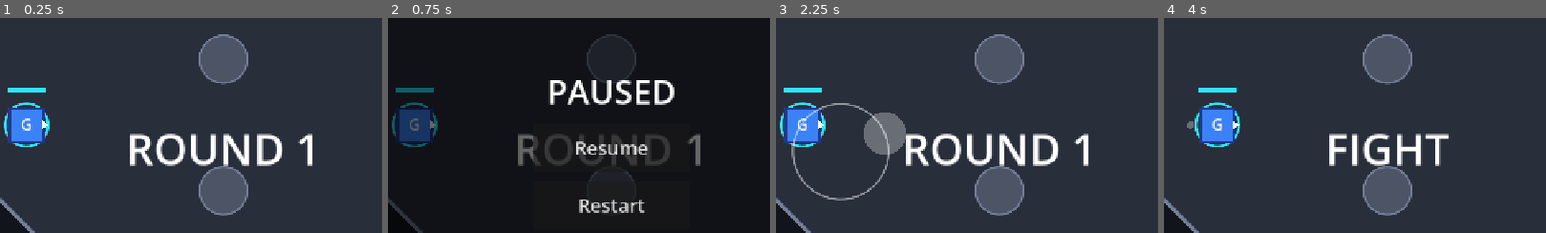
Above: before the commit, frames 1-4 (left to right).
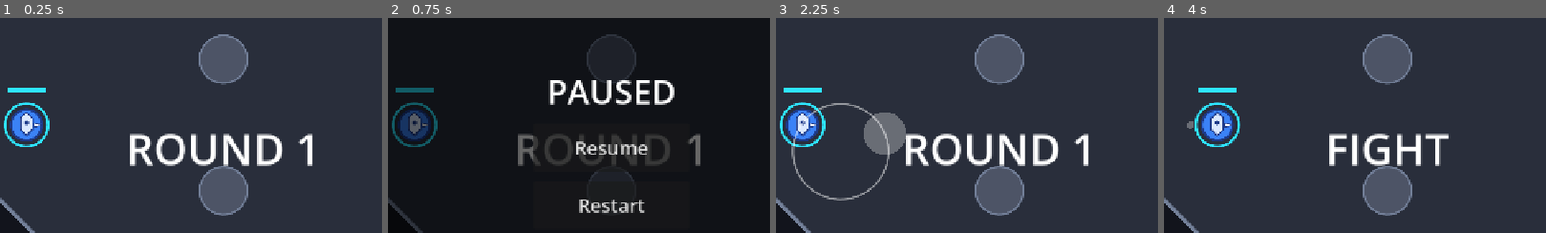
Above: after the commit, the same moments.

Repository: mynameisunavailable/heroes-duel
Game: Godot game, scene res://scenes/boot/boot.tscn
The game is run twice, just before and just after one commit, with the same random seed, the same clock (stepped at 60 frames per second) and the same inputs.
Inputs (mouse positions are % of the whole screen's width and height, from its top left):
- Up to frame 1 (0.25 s): no input
- Up to frame 2 (0.75 s): click "II" at 0.5 s
- Up to frame 3 (2.25 s): click "Restart" at 1.25 s; tap Enter at 2 s; drag from (22, 56) to (60, 28) at 2.02 s
- Up to frame 4 (4 s): drag from (88, 81) to (45, 70) at 2.77 s; move the mouse to (76, 75) at 3.52 s; hold D (move_right) from 3.53 s (still down); tap Alt at 3.6 s; click (76, 75) at 3.67 s
The pictures show only the part of the screen within x 21-71%, y 20-70%; the shares and areas given below are measured in that part.

The runs differ from the first frame. In frame 1, 1.2% of the frame differs, in the area x 2-13%, y 41-59%; in frame 2, 1.1%; in frame 3, 1.2%; in frame 4, 1.1%.

Commit message:
Let pictures be swapped in by dropping a file
Put an image in art/heroes, art/skills or art/arena named after the
hero, skill or arena id and it is used: art/heroes/knight.png becomes
the Knight. Nothing to edit in code or in the .tres files.

Anything assigned on the resource still wins, so one image can be shared
or pointed at a file by another name, and SpriteFrames still drives
animation. A missing or misspelled file falls back to the placeholder
shape rather than failing.

Hero art is scaled so its longest side is art_fit_px (72 by default,
against a 56 px body), so an image of any size drops in sensibly.

The team ring and health bar are still drawn by the game, so the two
players stay distinguishable whatever art is used.

art/heroes/knight.svg is a sample, there to show the mechanism works.
Delete it to get the blue square back.

Co-Authored-By: Claude Opus 5 <noreply@anthropic.com>

Diff:
--- /dev/null
+++ b/art/heroes/knight.svg
@@ -0,0 +1,8 @@
+<svg xmlns="http://www.w3.org/2000/svg" width="128" height="128" viewBox="0 0 128 128">
+  <!-- Sample hero art, to show the drop-in works. Delete it or replace it with your own
+       picture; the Knight falls back to his blue square whenever this file is gone. -->
+  <circle cx="64" cy="64" r="46" fill="#3B82F6" stroke="#1D3A8A" stroke-width="7"/>
+  <path d="M64 26 L82 44 L82 78 L64 96 L46 78 L46 44 Z" fill="#DCE9FF" stroke="#1D3A8A" stroke-width="4"/>
+  <path d="M86 58 L112 64 L86 70 Z" fill="#F8FAFF" stroke="#1D3A8A" stroke-width="3"/>
+  <circle cx="64" cy="58" r="7" fill="#1D3A8A"/>
+</svg>
--- a/scenes/arena/arena_view.gd
+++ b/scenes/arena/arena_view.gd
@@ -14,8 +14,10 @@
 func _draw() -> void:
 	if arena == null or arena.polygon.size() < 3:
 		return
-	if arena.floor_texture != null:
-		draw_texture_rect(arena.floor_texture, Rect2(Vector2.ZERO, arena.size), false)
+	# A floor image from the arena's data, or one dropped in art/arena/<id>.png.
+	var floor_texture := ArtLibrary.arena_floor(arena)
+	if floor_texture != null:
+		draw_texture_rect(floor_texture, Rect2(Vector2.ZERO, arena.size), false)
 	else:
 		draw_colored_polygon(arena.polygon, arena.floor_color)
 	var outline := arena.polygon.duplicate()
--- a/scenes/hero/hero_view.gd
+++ b/scenes/hero/hero_view.gd
@@ -19,23 +19,35 @@
 	show_pips = p_show_pips
 	var data := hero.data
 	var placeholder := $Body as PlaceholderBody
+	# A picture from the hero's data, or one dropped in art/heroes/<id>.png.
+	var texture := ArtLibrary.hero_texture(data)
+	var fit_texture: Texture2D = texture
 	if data.sprite_frames != null:
 		var anim := AnimatedSprite2D.new()
 		anim.sprite_frames = data.sprite_frames
 		if data.sprite_frames.has_animation(&"idle"):
 			anim.play(&"idle")
+		fit_texture = _first_frame(data.sprite_frames)
 		_replace_body(placeholder, anim)
-	elif data.sprite != null:
+	elif texture != null:
 		var sprite := Sprite2D.new()
-		sprite.texture = data.sprite
+		sprite.texture = texture
 		_replace_body(placeholder, sprite)
 	else:
 		placeholder.setup(data, darken)
 		_body = placeholder
+		fit_texture = null
 	if darken and not (_body is PlaceholderBody):
 		_body.modulate = Color(0.85, 0.85, 0.85)
-	_body.scale = Vector2.ONE * data.art_scale
+	_body.scale = Vector2.ONE * ArtLibrary.fit_scale(fit_texture, data.art_fit_px, data.art_scale)
 	position = hero.pos
+
+
+static func _first_frame(frames: SpriteFrames) -> Texture2D:
+	for animation in frames.get_animation_names():
+		if frames.get_frame_count(animation) > 0:
+			return frames.get_frame_texture(animation, 0)
+	return null
 
 
 func _replace_body(old: Node2D, new_body: Node2D) -> void:
--- a/scenes/hud/skill_button.gd
+++ b/scenes/hud/skill_button.gd
@@ -26,6 +26,7 @@
 var cancel_centre := Vector2.ZERO
 var cancel_radius := 0.0
 
+var _icon: Texture2D
 var _touch_index := -1
 var _drag_pos := Vector2.ZERO
 var _dragging := false
@@ -38,6 +39,8 @@
 func setup(p_slot: int, p_skill: SkillData) -> void:
 	slot = p_slot
 	skill = p_skill
+	# An icon from the skill's data, or one dropped in art/skills/<id>.png.
+	_icon = ArtLibrary.skill_icon(p_skill)
 	queue_redraw()
 
 
@@ -159,8 +162,8 @@
 	var r := size.x * 0.5
 	if _deny_left > 0.0:
 		c.x += sin(_deny_left * 90.0) * 8.0 * (_deny_left / DENY_TIME_S)
-	if skill.icon != null:
-		draw_texture_rect(skill.icon, Rect2(c - Vector2(r, r), Vector2(r, r) * 2.0), false)
+	if _icon != null:
+		draw_texture_rect(_icon, Rect2(c - Vector2(r, r), Vector2(r, r) * 2.0), false)
 	else:
 		var disc := skill.telegraph_color
 		disc.a = 0.9
--- a/scripts/data/hero_data.gd
+++ b/scripts/data/hero_data.gd
@@ -36,9 +36,15 @@
 @export var outline_color := Color.BLACK
 @export var accent_color := Color.WHITE
 @export var letter: String = ""
-## Real art. Setting either replaces the placeholder with no code change.
+## Real art. Setting either replaces the placeholder with no code change. Leaving both
+## empty also picks up art/heroes/<id>.png if that file exists; see ArtLibrary.
 @export var sprite: Texture2D
 @export var sprite_frames: SpriteFrames
+## The art is scaled so its longest side is this many pixels, so an image of any size
+## drops in at a sensible size. The hero's body is 56 px across. Set 0 to use the
+## image's own pixel size instead.
+@export_range(0.0, 400.0, 1.0, "suffix:px") var art_fit_px: float = 72.0
+## Extra multiplier applied after the fit above.
 @export var art_scale: float = 1.0
 @export var art_rotates_with_facing := false
 
--- /dev/null
+++ b/scripts/util/art_library.gd
@@ -0,0 +1,71 @@
+class_name ArtLibrary
+extends RefCounted
+## Finds the artwork for heroes, skills and arenas.
+##
+## Two ways to set a picture, in priority order:
+##
+## 1. Whatever is assigned on the resource itself (HeroData.sprite, SkillData.icon,
+##    ArenaData.floor_texture) is used as-is. Assign these in the Godot editor when you
+##    want one hero to use art that is not named after it, or to share one image.
+##
+## 2. Otherwise a file named after the thing's id, in the matching art/ folder, is
+##    picked up automatically: art/heroes/knight.png becomes the Knight's body. This
+##    needs no resource editing and no code changes.
+##
+## Godot only sees an image once it has been imported, which happens when the editor
+## opens or when `godot --headless --path . --import` runs. Until then the placeholder
+## shape is drawn, which is why nothing breaks if a file is missing or misspelled.
+
+const HERO_DIR := "res://art/heroes"
+const SKILL_DIR := "res://art/skills"
+const ARENA_DIR := "res://art/arena"
+## Tried in this order, so a .png beats a .svg of the same name.
+const EXTENSIONS: Array[String] = [".png", ".svg", ".webp", ".jpg", ".jpeg"]
+
+
+static func hero_texture(hero: HeroData) -> Texture2D:
+	if hero == null:
+		return null
+	if hero.sprite != null:
+		return hero.sprite
+	return find(HERO_DIR, hero.id)
+
+
+static func skill_icon(skill: SkillData) -> Texture2D:
+	if skill == null:
+		return null
+	if skill.icon != null:
+		return skill.icon
+	return find(SKILL_DIR, skill.id)
+
+
+static func arena_floor(arena: ArenaData) -> Texture2D:
+	if arena == null:
+		return null
+	if arena.floor_texture != null:
+		return arena.floor_texture
+	return find(ARENA_DIR, arena.id)
+
+
+## The first image in `dir` named `base_name`, or null when there is none.
+static func find(dir: String, base_name: String) -> Texture2D:
+	if base_name.is_empty():
+		return null
+	for extension in EXTENSIONS:
+		var path := "%s/%s%s" % [dir, base_name, extension]
+		if ResourceLoader.exists(path):
+			var texture := load(path) as Texture2D
+			if texture != null:
+				return texture
+	return null
+
+
+## Scale that fits `texture` into `fit_px` across its longest side, so an image of any
+## size drops in at a sensible size. A fit of 0 leaves the image at its own pixel size.
+static func fit_scale(texture: Texture2D, fit_px: float, extra_scale: float) -> float:
+	if texture == null or fit_px <= 0.0:
+		return extra_scale
+	var longest := float(maxi(texture.get_width(), texture.get_height()))
+	if longest <= 0.0:
+		return extra_scale
+	return fit_px / longest * extra_scale
--- /dev/null
+++ b/tests/unit/test_art_library.gd
@@ -0,0 +1,51 @@
+extends GutTest
+## ArtLibrary: resolving hero, skill and arena pictures.
+
+const SAMPLE_HERO_ID := "knight"
+
+
+func test_a_missing_name_resolves_to_nothing() -> void:
+	# Nothing is drawn rather than erroring, so a typo or a not-yet-imported file just
+	# leaves the placeholder shape in place.
+	assert_null(ArtLibrary.find(ArtLibrary.HERO_DIR, "no_such_hero"))
+	assert_null(ArtLibrary.find(ArtLibrary.HERO_DIR, ""))
+
+
+func test_a_file_named_after_the_hero_is_picked_up() -> void:
+	var roster := load("res://data/roster.tres") as HeroRoster
+	var hero := roster.find(SAMPLE_HERO_ID)
+	assert_null(hero.sprite, "this test is about the file-name route, so the field must be empty")
+	assert_not_null(ArtLibrary.hero_texture(hero),
+		"art/%s.<ext> should be found; run --import if it was just added" % SAMPLE_HERO_ID)
+
+
+func test_an_assigned_texture_wins_over_the_file_name() -> void:
+	var roster := load("res://data/roster.tres") as HeroRoster
+	var hero := (roster.find(SAMPLE_HERO_ID) as HeroData).duplicate() as HeroData
+	var assigned := PlaceholderTexture2D.new()
+	hero.sprite = assigned
+	assert_eq(ArtLibrary.hero_texture(hero), assigned)
+
+
+func test_a_hero_with_no_picture_resolves_to_nothing() -> void:
+	var hero := HeroData.new()
+	hero.id = "nameless_hero"
+	assert_null(ArtLibrary.hero_texture(hero))
+
+
+func test_fit_scale_sizes_the_longest_side() -> void:
+	var texture := PlaceholderTexture2D.new()
+	texture.size = Vector2(200, 100)
+	assert_almost_eq(ArtLibrary.fit_scale(texture, 72.0, 1.0), 0.36, 0.0001)
+	# The extra scale multiplies the fit.
+	assert_almost_eq(ArtLibrary.fit_scale(texture, 72.0, 2.0), 0.72, 0.0001)
+
+
+func test_a_fit_of_zero_keeps_the_image_at_its_own_size() -> void:
+	var texture := PlaceholderTexture2D.new()
+	texture.size = Vector2(200, 100)
+	assert_eq(ArtLibrary.fit_scale(texture, 0.0, 1.5), 1.5)
+
+
+func test_fit_scale_tolerates_a_missing_texture() -> void:
+	assert_eq(ArtLibrary.fit_scale(null, 72.0, 1.0), 1.0)
Not shown, added: art/heroes/knight.svg.import
Not shown, added: scripts/util/art_library.gd.uid
Not shown, added: tests/unit/test_art_library.gd.uid
Not shown, changed: README.md
Not shown, added: art/README.md
